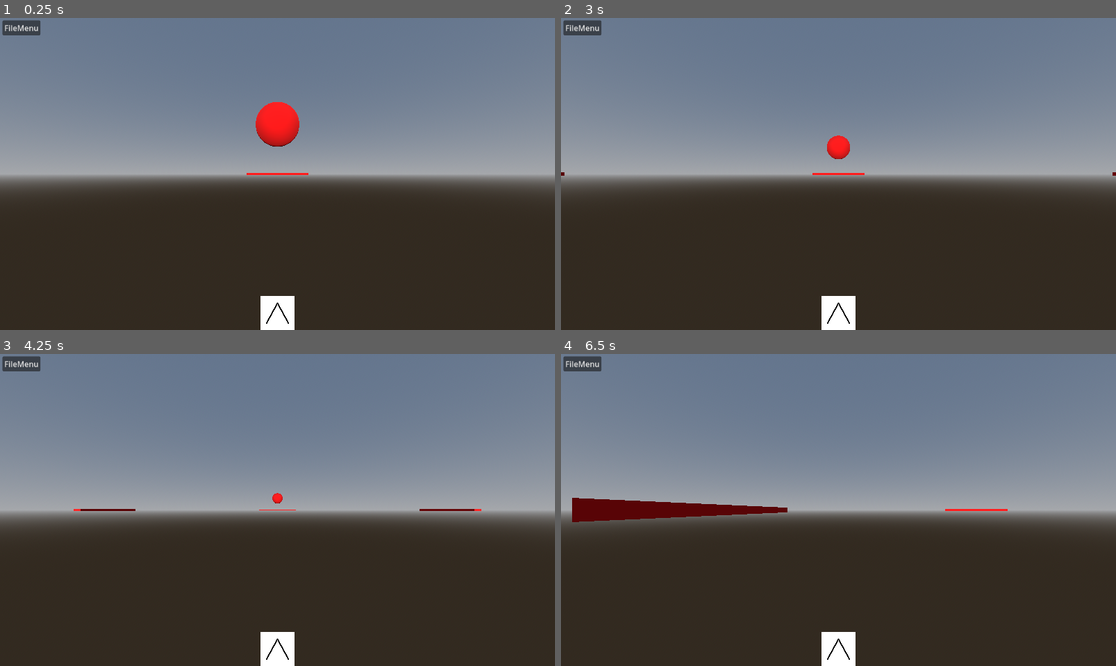
Above: before the commit, frames 1-4 (two rows, left to right).
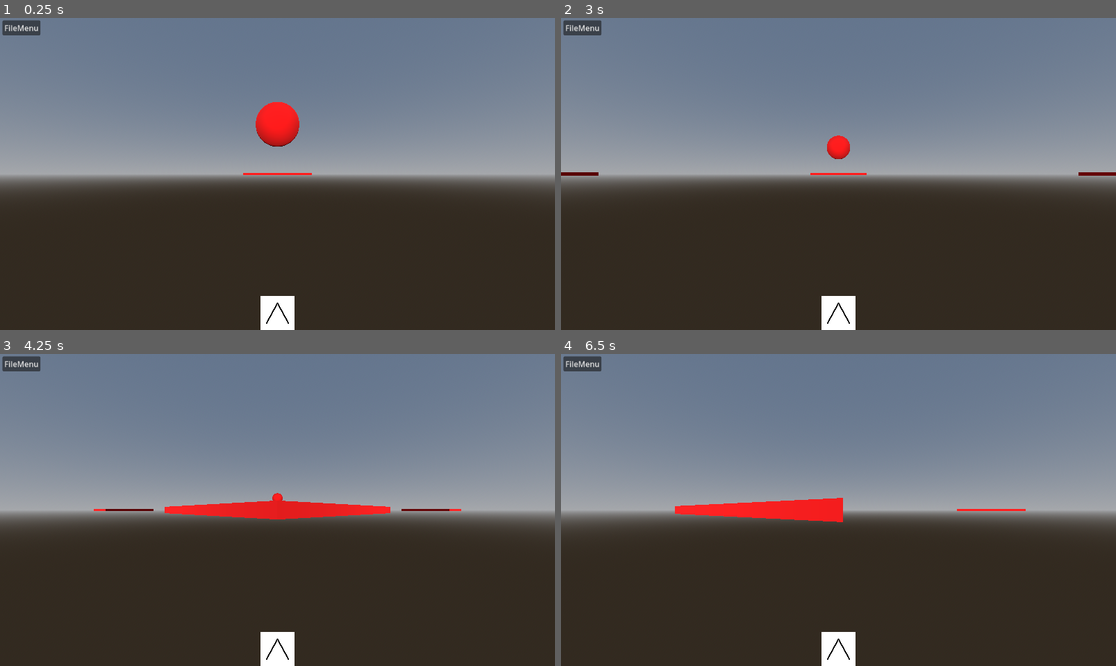
Above: after the commit, the same moments.

Repository: PaulErpen/terraineditor
Game: Godot game, scene res://scenes/world_builder/world_builder.tscn
The game is run twice, just before and just after one commit, with the same random seed, the same clock (stepped at 60 frames per second) and the same inputs.
Inputs (mouse positions are in pixels of both pictures, inside the frame that each line leads up to):
- Up to frame 1 (0.25 s): no input
- Up to frame 2 (3 s): click (838, 314) at 0.5 s; click (838, 205) at 1.25 s; tap Enter at 2 s; move the mouse to (960, 158) at 2.02 s; hold D (right) 2.03-2.78 s; hold Ctrl (control) 2.03-2.78 s; click (960, 158) at 2.17 s; tap Space at 2.75 s; move the mouse to (727, 189) at 2.77 s; hold S (backward) from 2.78 s (still down); tap F (resize_brush) at 2.85 s
- Up to frame 3 (4.25 s): move the mouse to (333, 441) at 3.52 s; release S (backward) at 3.53 s; hold D (right) from 3.53 s (still down); hold Ctrl (control) from 3.53 s (still down)
- Up to frame 4 (6.5 s): tap Enter at 4.25 s; move the mouse to (810, 572) at 4.27 s; release D (right) at 4.28 s; release Ctrl (control) at 4.28 s; hold W (forward) 4.28-5.03 s; tap F (resize_brush) at 4.35, 5.85 s; click (810, 572) at 4.42 s; move the mouse to (1005, 556) at 5.02 s; hold Ctrl (control) 5.03-5.78 s; hold A (left) from 5.03 s (still down); tap Space at 5.75 s; move the mouse to (672, 463) at 5.77 s

The runs differ from the first frame. In frame 1, less than 0.1% of the frame differs, in the area x 43-57%, y 49-51%; in frame 2, 0.1%; in frame 3, 1.8%; in frame 4, 2.8%, in the area x 2-84%, y 46-54%.

Commit message:
Add padding to cells (buggy)

Diff:
--- a/scenes/cell/cell.gd
+++ b/scenes/cell/cell.gd
@@ -12,7 +12,7 @@
 	set_displacement_texture(texture)
 
 func get_texture_bounds() -> Vector2i:
-	return Vector2i(mesh.subdivide_width + 2, mesh.subdivide_depth + 2)
+	return Vector2i(mesh.subdivide_width + 4, mesh.subdivide_depth + 4)
 
 # Called when the node enters the scene tree for the first time.
 func _ready() -> void:
@@ -39,7 +39,12 @@
 	return heightmap_texture
 
 func set_collision_shape_texture(texture: ImageTexture) -> void:
-	var heightmap_image: Image = texture.get_image()
+	var bounds = get_texture_bounds()
+	var heightmap_image: Image = texture.get_image().get_region(Rect2i(
+		1, 1, bounds.x - 2, bounds.y - 2
+	))
+	if not heightmap_image.get_size().x == 14:
+		print_debug("Heightmap image bounds differ from expected: ", heightmap_image.get_size().x, " != 14")
 	heightmap_image.convert(Image.FORMAT_RF)
 	var height_map_shape: HeightMapShape3D = collision_shape.shape
 	height_map_shape.update_map_data_from_image(heightmap_image, 0.0, 10.0)
--- a/scenes/cell/cell.gdshader
+++ b/scenes/cell/cell.gdshader
@@ -12,8 +12,8 @@
 float sample_height(vec2 uv) {
 	ivec2 texel_size = textureSize(displacement_texture, 0);
 	ivec2 iuv = ivec2(
-		int(round(uv.x * float(texel_size.x - 1))),
-		int(round(uv.y * float(texel_size.y - 1)))
+		int(round(1.0 + uv.x * float(texel_size.x - 3))),
+		int(round(1.0 + uv.y * float(texel_size.y - 3)))
 	);
 	float height_value = texelFetch(displacement_texture, iuv, 0).r;
 	return height_value;
--- a/scenes/cell/cell.tscn
+++ b/scenes/cell/cell.tscn
@@ -27,9 +27,9 @@
 
 [sub_resource type="PlaneMesh" id="PlaneMesh_p0bd4"]
 resource_local_to_scene = true
-size = Vector2(15, 15)
-subdivide_width = 14
-subdivide_depth = 14
+size = Vector2(13, 13)
+subdivide_width = 12
+subdivide_depth = 12
 
 [sub_resource type="HeightMapShape3D" id="HeightMapShape3D_thpho"]
 resource_local_to_scene = true
Not shown: 2 places in scenes/cell/cell.tscn that only renumber resources
